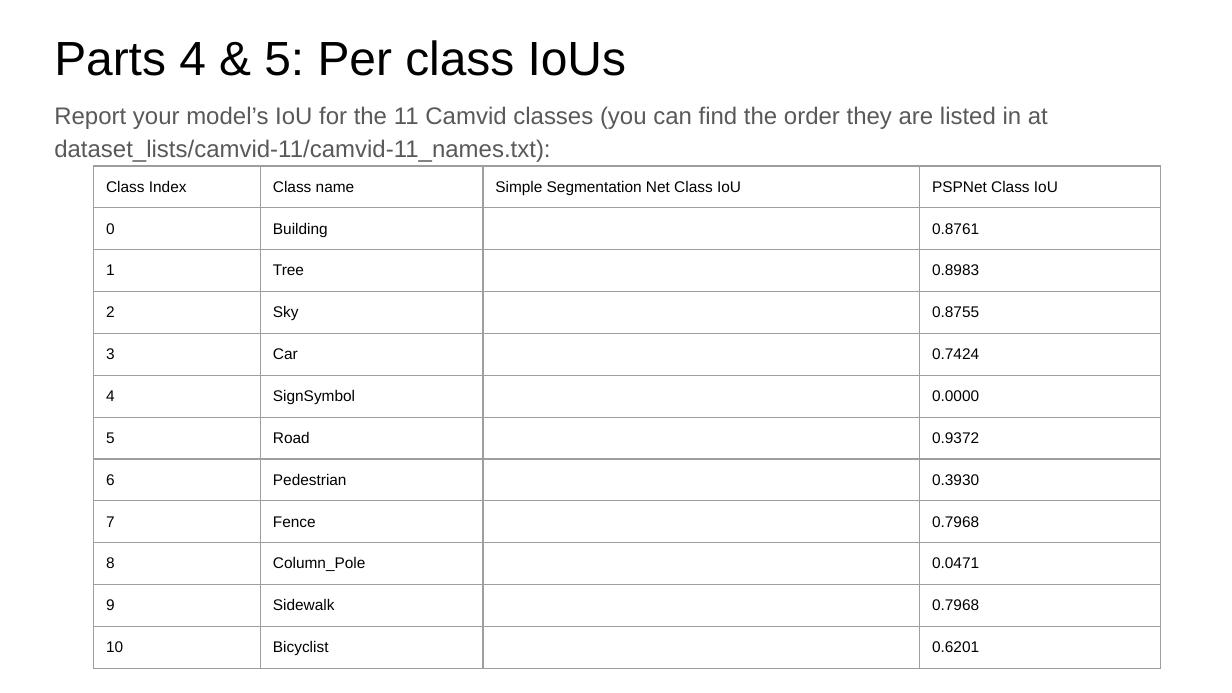
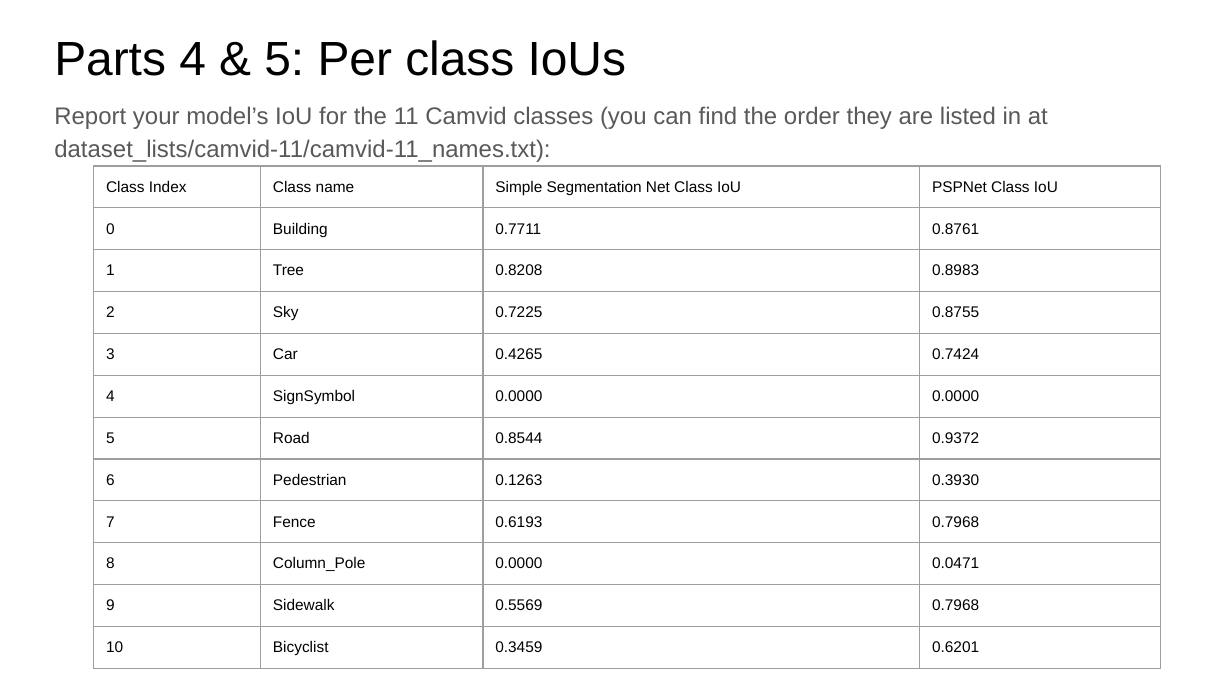
Before and after one commit to josh-ing/Semantic_Segmentation_project, a slide deck: slide 3 of proj5_report.pptx. Drawn at 1232x693 pixels with LibreOffice and Linux fonts; fonts in the diff are those of the drawing. Boxes give left, top, right and bottom in pixels: in the first picture for what was removed or moved away, otherwise in the second. Text is boxed around its words. In the diff, an @@ line names an element or a change of style, - is before the commit and + after.

```diff
--- a/proj5_report.pptx
+++ b/proj5_report.pptx
@@ table at (94, 166, 1162, 684) @@
-row 2, column 3: 
+row 2, column 3: 0.7711
-row 3, column 3: 
+row 3, column 3: 0.8208
-row 4, column 3: 
+row 4, column 3: 0.7225
-row 5, column 3: 
+row 5, column 3: 0.4265
-row 6, column 3: 
+row 6, column 3: 0.0000
-row 7, column 3: 
+row 7, column 3: 0.8544
-row 8, column 3: 
+row 8, column 3: 0.1263
-row 9, column 3: 
+row 9, column 3: 0.6193
-row 10, column 3: 
+row 10, column 3: 0.0000
-row 11, column 3: 
+row 11, column 3: 0.5569
-row 12, column 3: 
+row 12, column 3: 0.3459
```
Also in this commit, not shown: 3 other slides changed, 3 other files.
